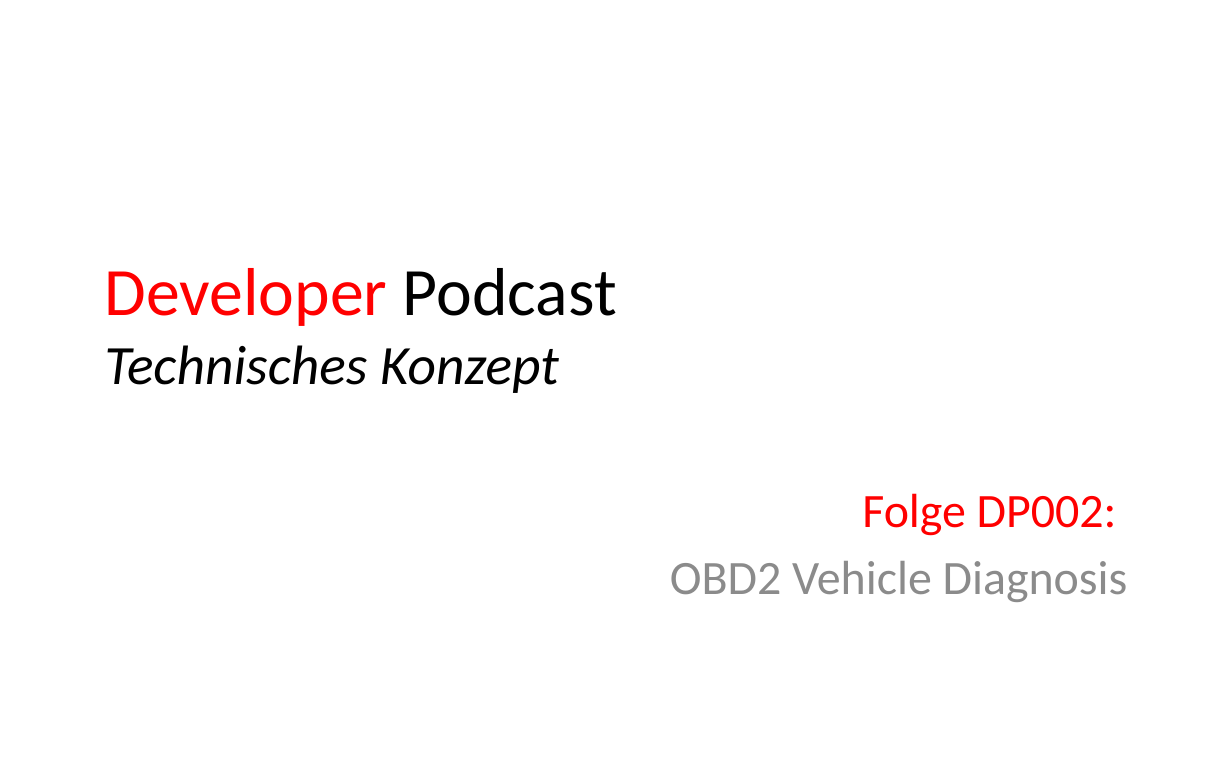
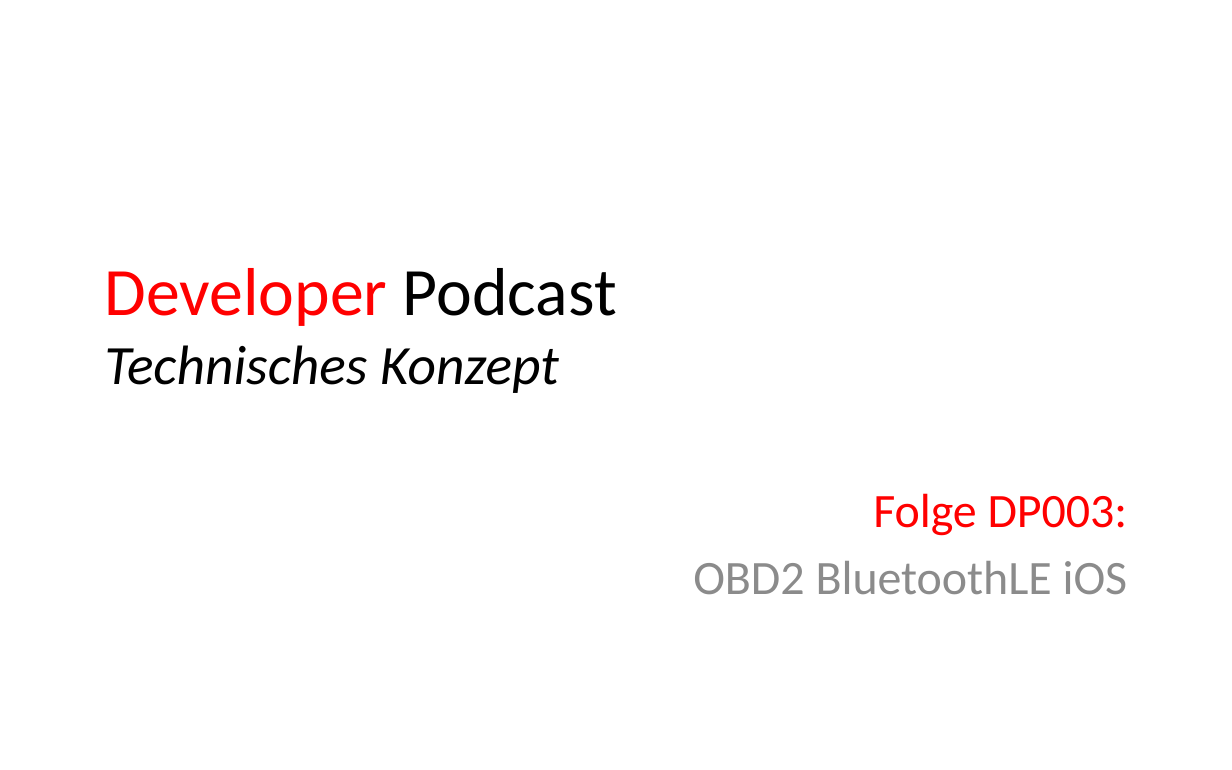
Before and after one commit to msedd/DP003-OBD2_BluetoothLE_iOS, a slide deck: slide 1 of DP003-Technische_Konzept.ppt. Drawn at 1232x770 pixels with LibreOffice and Linux fonts; fonts in the diff are those of the drawing. Boxes give left, top, right and bottom in pixels: in the first picture for what was removed or moved away, otherwise in the second. Text is boxed around its words. In the diff, an @@ line names an element or a change of style, - is before the commit and + after.

```diff
--- a/DP003-Technische_Konzept.ppt
+++ b/DP003-Technische_Konzept.ppt
@@ subtitle at [693,493,1128,594]: text changed @@
-Folge DP002:
-OBD2 Vehicle Diagnosis
+Folge DP003:
+OBD2 BluetoothLE iOS
```
Also in this commit, not shown: 10 slides added, 9 slides removed, 10 other files.
